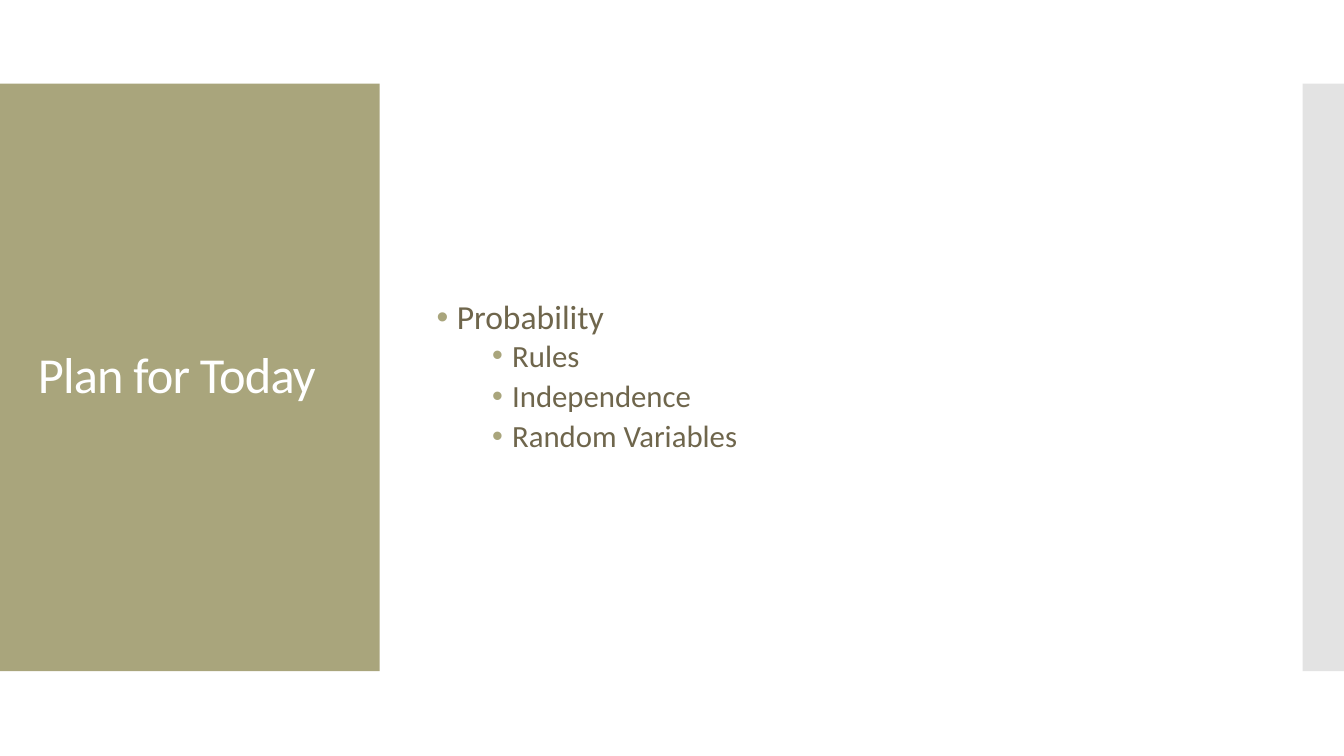
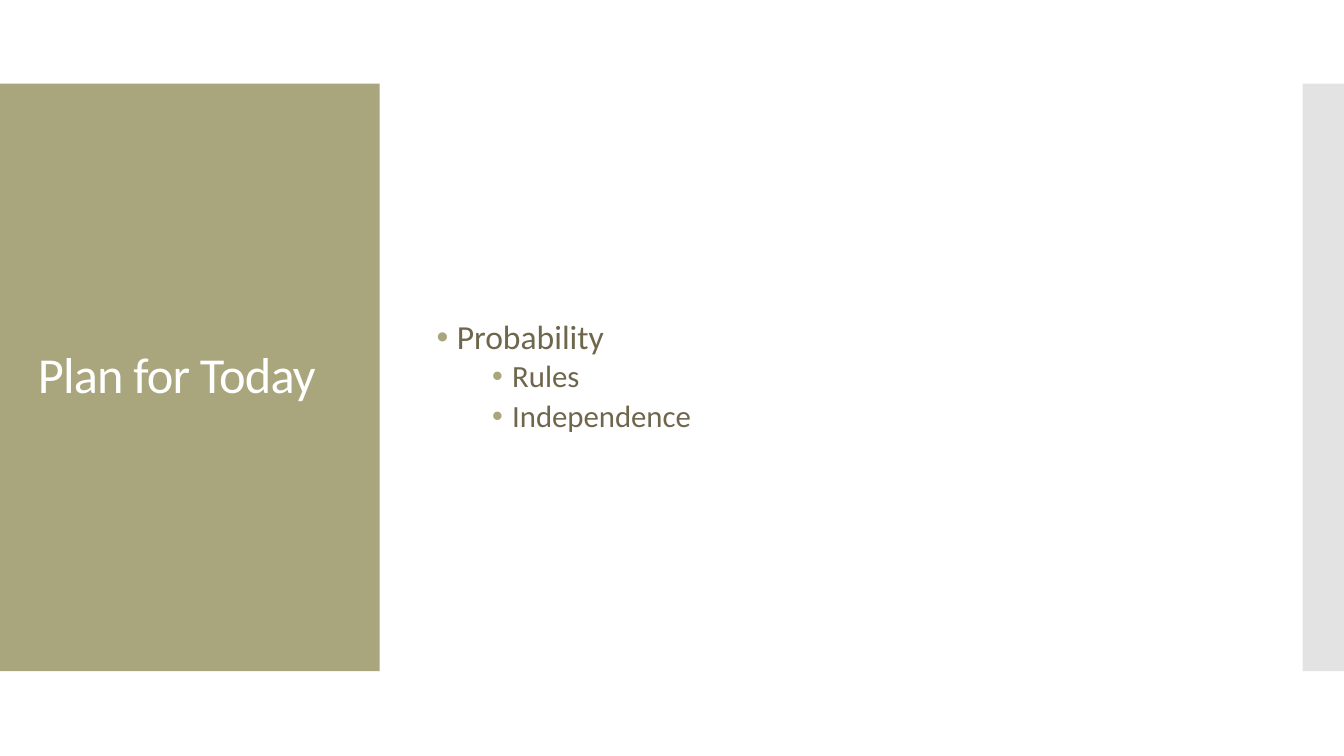
Before and after one commit to amosca01/MATH108-S24, a slide deck: slide 2 of slides/07-probability.pptx. Drawn at 1344x756 pixels with LibreOffice and Linux fonts; fonts in the diff are those of the drawing. Boxes give left, top, right and bottom in pixels: in the first picture for what was removed or moved away, otherwise in the second. Text is boxed around its words. In the diff, an @@ line names an element or a change of style, - is before the commit and + after.

```diff
--- a/slides/07-probability.pptx
+++ b/slides/07-probability.pptx
@@ text at [512,425,737,447]: paragraph removed @@
-  • Random Variables
```
Also in this commit, not shown: 10 slides added, 3 slides removed, 4 other files.
